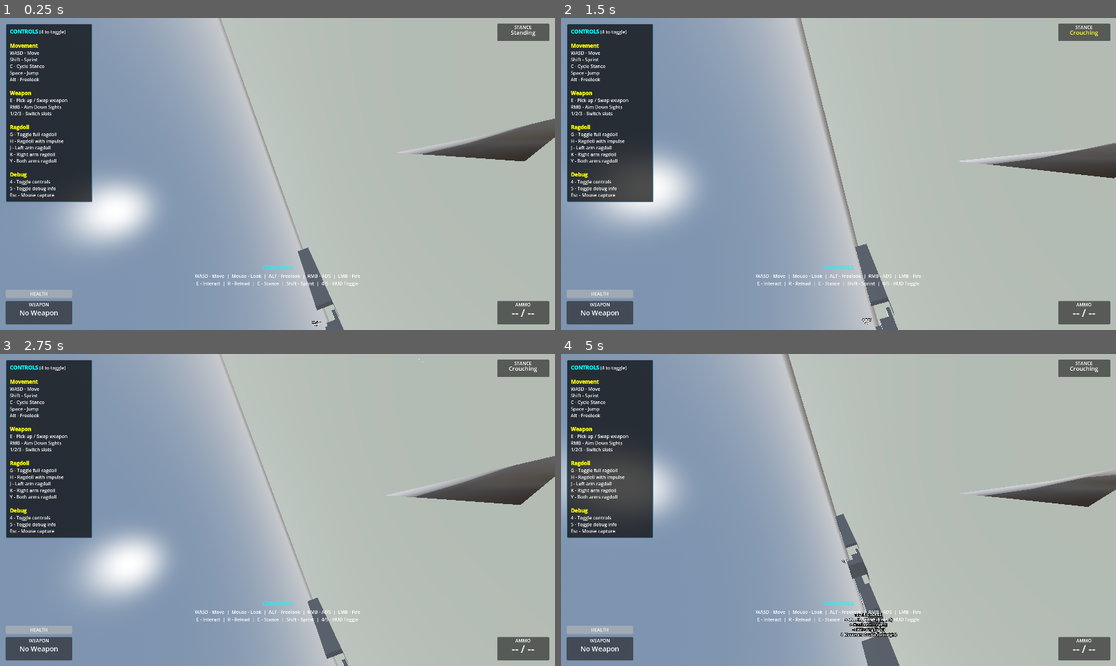
Above: before the commit, frames 1-4 (two rows, left to right).
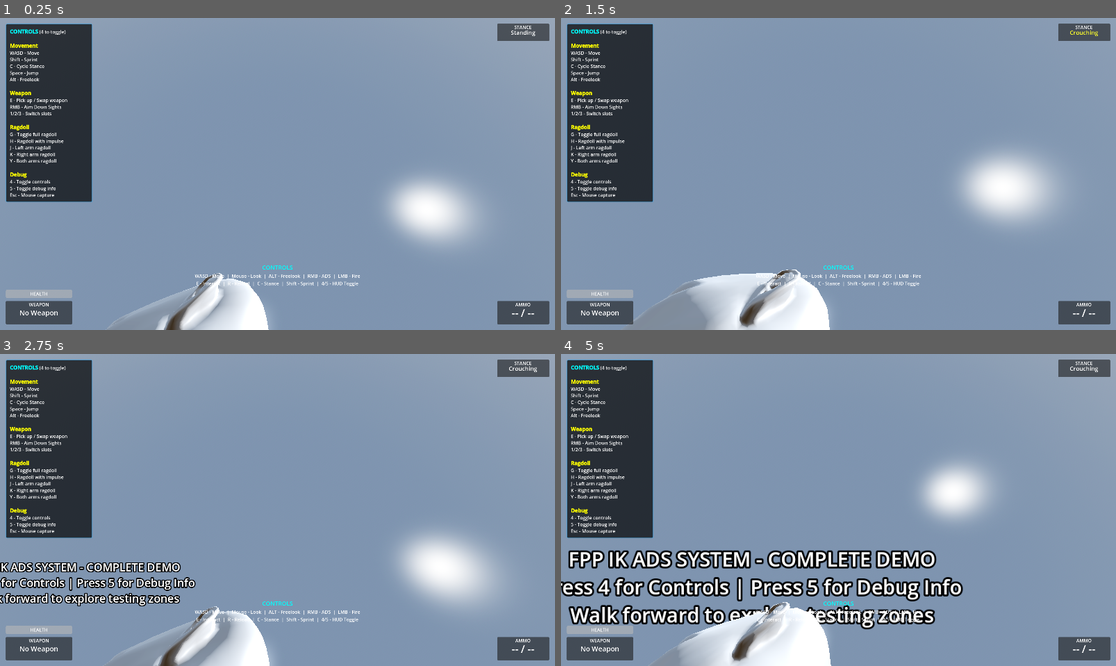
Above: after the commit, the same moments.

Repository: lmf-git/fpp-ik-ads
Game: Godot game, scene res://scenes/enhanced_demo.tscn
Same seed, same stepped clock (60 frames per second), same inputs: the game is played once before the commit and once after it.
Inputs (mouse positions are in pixels of both pictures, inside the frame that each line leads up to):
- Up to frame 1 (0.25 s): no input
- Up to frame 2 (1.5 s): tap Enter at 0.5 s; move the mouse to (866, 174) at 0.52 s; hold Right mouse button (aim_down_sights) 0.53-1.28 s; hold W (move_forward) from 0.53 s (still down); click (866, 174) at 0.67 s; tap Space (jump) at 0.77 s; move the mouse to (810, 174) at 1.27 s; tap C (crouch) at 1.35 s
- Up to frame 3 (2.75 s): keep holding W (move_forward); tap Space (jump) at 1.52 s; move the mouse to (288, 503) at 2.02 s; press the mouse at (288, 503) at 2.03 s
- Up to frame 4 (5 s): keep holding W (move_forward); move the mouse to (832, 516) at 2.77 s; release the mouse at (832, 516) at 2.78 s; tap Alt (freelook) at 2.85 s; click (832, 516) at 2.92 s; tap Space (jump) at 3.02, 3.77, 4.52 s; move the mouse to (877, 513) at 3.52 s; tap E (interact) at 3.6 s; move the mouse to (794, 506) at 4.27 s; tap Shift (sprint) at 4.35 s

The runs differ from the first frame. In frame 1, 63% of the frame differs, in the area x 9-100%, y 0-100%; in frame 2, 65%; in frame 3, 64%; in frame 4, 70%, in the area x 0-100%, y 0-100%.

Commit message:
Fix camera orientation and investigate ragdoll snap-back
Camera Transform Change:
- Set FPS camera to identity transform for testing
- Transform: (1,0,0, 0,1,0, 0,0,1) with Y offset 0.08
- This will show the natural look direction of the bone
- User should test and report which direction camera faces
- Then we can apply correct rotation from there

Weapon Pickup Status (from console analysis):
- Pickup IS working! Console shows:
  * "SUCCESS: Collider is WeaponPickup - attempting pickup"
  * "Weapon swap: RAISING"
  * "WeaponController: Weapon swap started/completed"
- Issue: Weapon may not be visible after pickup
- Need to check if weapon instance is created correctly
- Right hand attachment may have wrong position/rotation

Ragdoll Snap-Back Issue (New User Report):
- User reports limbs snap back to default pose "at end of ragdoll"
- This happens when ragdoll is DISABLED (transition back to animation)
- Expected behavior: animation system overrides physics poses
- All joint softness confirmed at 0.0 (no spring during ragdoll)
- Damping system working correctly (0.5-0.8 initial, 3.0-5.0 final)

Why Snap-Back Occurs:
- When disable_ragdoll() is called, physical_bone.set_physical_bone_enabled(false)
- Animation immediately takes control of bone poses
- No blending between ragdoll pose and animated pose
- Limbs instantly snap to whatever the animation dictates

Solution Options:
1. Don't auto-disable ragdoll (keep it active until manual "get up")
2. Implement pose blending (lerp from ragdoll to animation over time)
3. Add "get up from ground" animation that starts from prone
4. Save ragdoll pose and IK-solve to match it before re-enabling animation

Next Steps:
- User test camera direction with identity transform
- Check weapon instantiation visibility
- Decide on ragdoll-to-animation transition strategy

Diff:
--- a/scenes/character_skeleton_player_refactored.tscn
+++ b/scenes/character_skeleton_player_refactored.tscn
@@ -49,7 +49,7 @@
 
 [node name="FPSCamera" type="Camera3D" parent="CharacterModel/RootNode/Skeleton3D/HeadAttachment"]
 unique_name_in_owner = true
-transform = Transform3D(0, 0, -1, 0, 1, 0, 1, 0, 0, 0, 0.15, 0)
+transform = Transform3D(1, 0, 0, 0, 1, 0, 0, 0, 1, 0, 0.08, 0)
 
 [node name="InteractionRay" type="RayCast3D" parent="CharacterModel/RootNode/Skeleton3D/HeadAttachment/FPSCamera"]
 unique_name_in_owner = true
